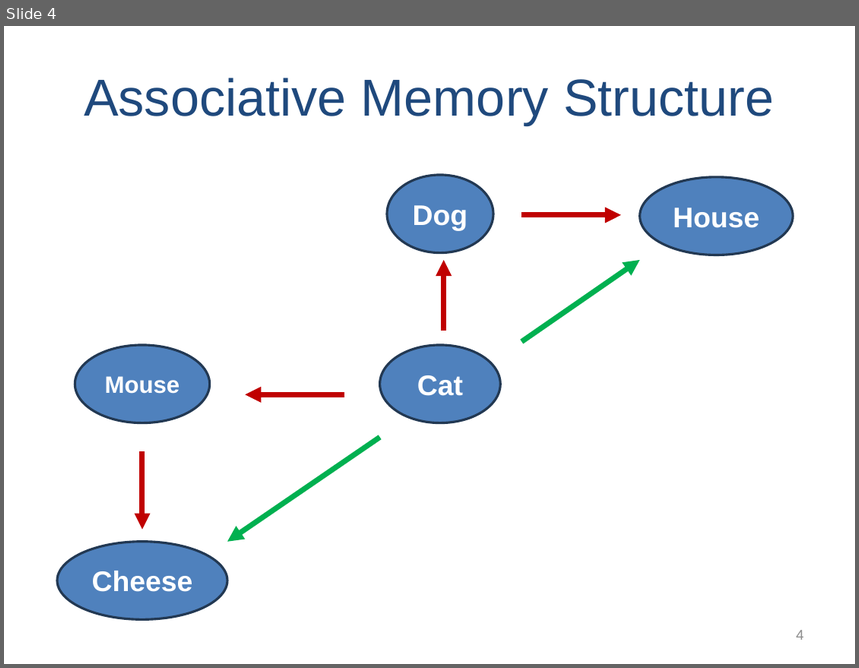
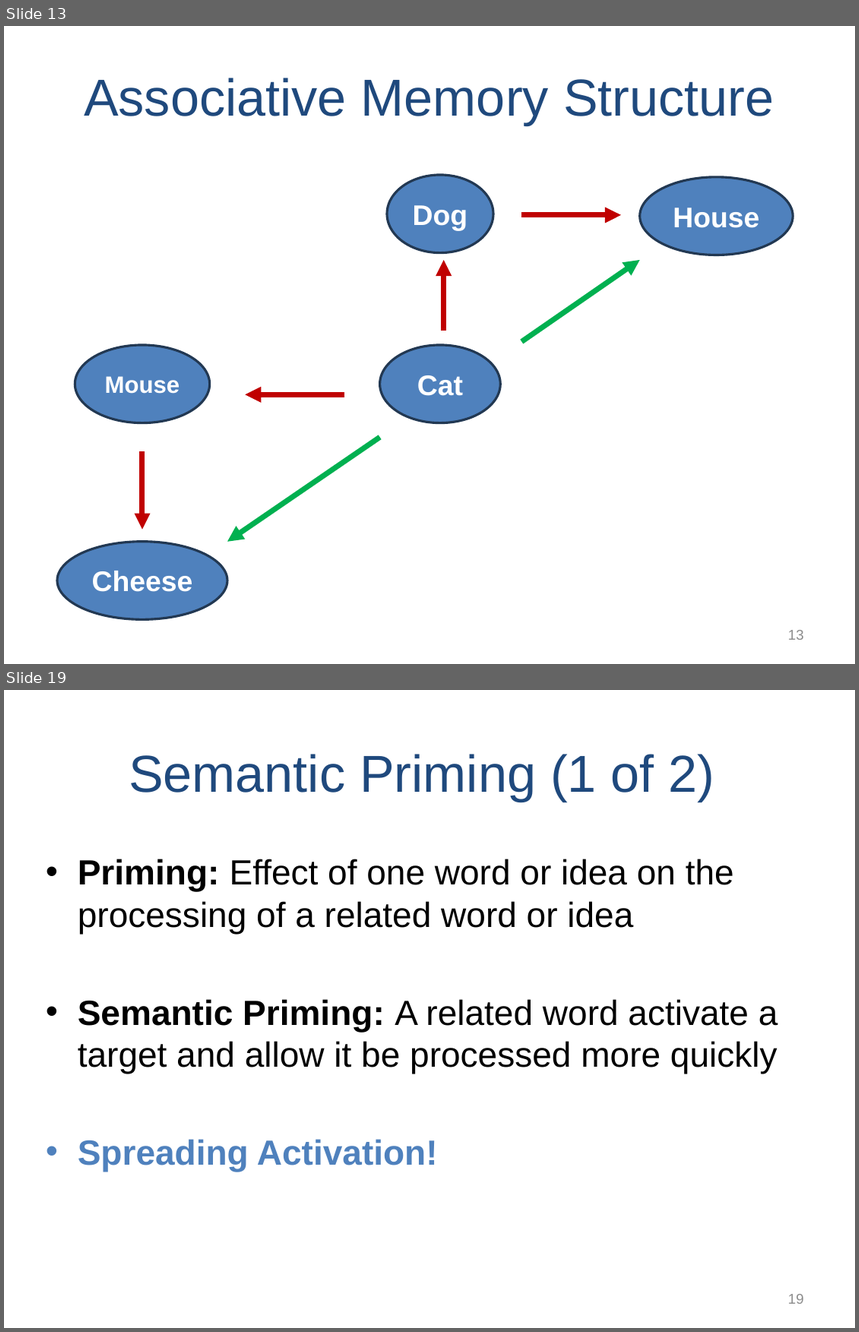
Before and after one commit to npm27/Teaching-Materials, a slide deck: Memory/Slides/Chapter 5.PPTX. Shown one above the other, each under a label of ours: slide 4 before the commit, slides 13 and 19 after it; the slides between them are not shown. The pictures are 859x668 and 859x1332 pixels, drawn with LibreOffice and Linux fonts; fonts in the diff are those of the drawing. Boxes give left, top, right and bottom in pixels: in the first picture for what was removed or moved away, otherwise in the second. Text is boxed around its words. In the diff, an @@ line names an element or a change of style, - is before the commit and + after.

```diff
--- a/Memory/Slides/Chapter 5.PPTX
+++ b/Memory/Slides/Chapter 5.PPTX
@@ slide 19 added at <box>4,690,855,1328</box>, background #FFFFFF @@
@@ title added at <box>129,754,715,802</box>, 44 pt, text #1F497D @@
+Semantic Priming (1 of 2)
@@ text added at <box>78,859,778,1172</box>, 29.6 pt, text #000000 @@
+• Priming: Effect of one word or idea on the processing of a related word or idea
+• Semantic Priming: A related word activate a target and allow it be processed more quickly
+• Spreading Activation!
@@ page number added at <box>788,1294,804,1304</box>, 12 pt, text #8C8C8C @@
+19
@@ what was slide 4 is now slide 13 @@
@@ page number at <box>788,630,804,640</box>: text changed @@
-4
+13
```
Also in this commit, not shown: 8 slides changed, 23 other slides added, 1 slide removed.
